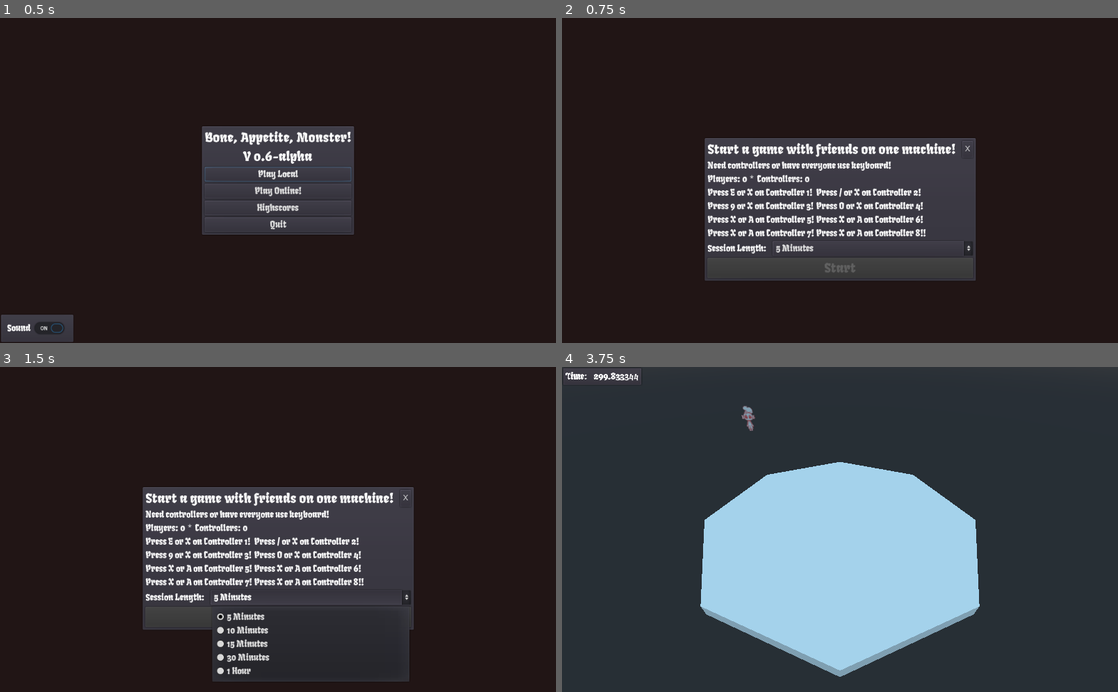
Above: before the commit, frames 1-4 (two rows, left to right).
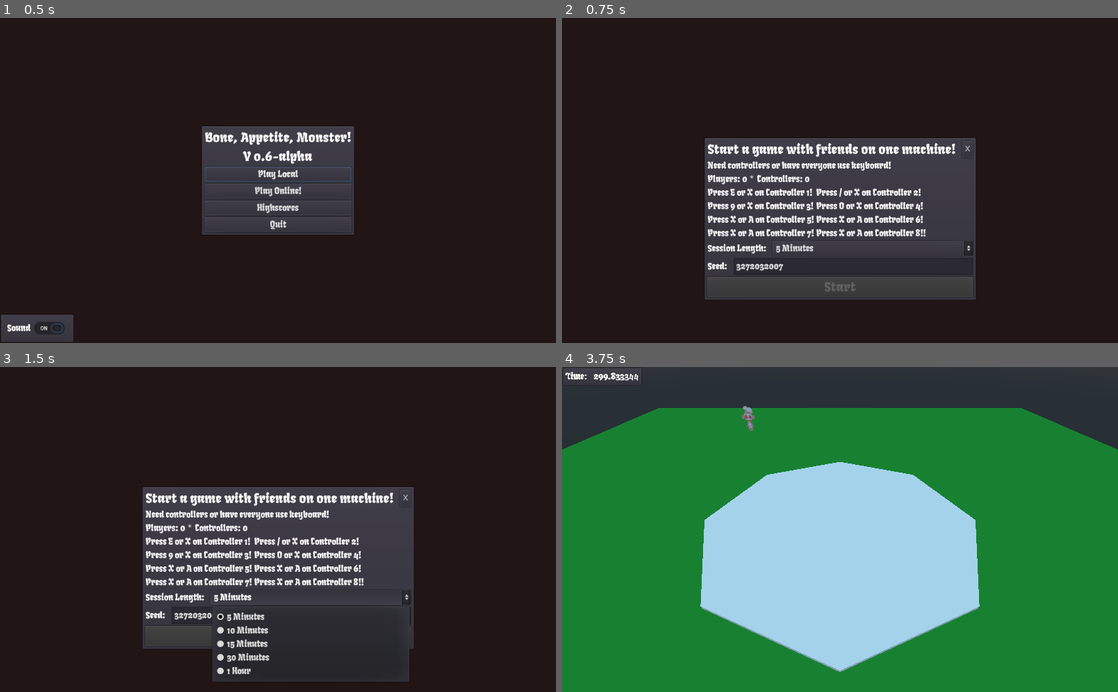
Above: after the commit, the same moments.

Repository: KaizNike/Bone--Appetite--Monster-
Game: Godot game, scene res://src/Scenes/Main Menu.tscn
The game is run twice, just before and just after one commit, with the same random seed, the same clock (stepped at 60 frames per second) and the same inputs.
Inputs:
- Up to frame 1 (0.5 s): no input
- Up to frame 2 (0.75 s): click "Play Local" at 0.5 s
- Up to frame 3 (1.5 s): click "5 Minutes" at 1.25 s
- Up to frame 4 (3.75 s): click "X" at 2 s; tap E (action_key) at 2.75 s; hold D (move_right) 2.78-3.5 s; hold E (action_key) 2.78-3.5 s; click "Start" at 3.5 s

Frame 1 is identical in both runs. In frame 2, 3.6% of the frame differs, in the area x 25-75%, y 73-87%; in frame 3, 1.0%; in frame 4, 61%, in the area x 0-100%, y 12-100%.

Commit message:
Seeds!
- Added seed info to global

Diff:
--- a/Project/src/Scenes/LocalStartup.gd
+++ b/Project/src/Scenes/LocalStartup.gd
@@ -35,6 +35,8 @@
 
 func _on_StartButton_pressed():
 	Globals.playersReady = playersReady
+	Globals.Seed = int($Control/PanelContainer/VBoxContainer/HSplitContainer4/SeedLineEdit.text)
+	print(Globals.Seed)
 	get_tree().change_scene("res://src/Scenes/Main.tscn")
 	pass # Replace with function body.
 
--- a/Project/src/Scenes/LocalStartup.tscn
+++ b/Project/src/Scenes/LocalStartup.tscn
@@ -7,6 +7,7 @@
 [ext_resource path="res://src/UI/PlayerButtons.tscn" type="PackedScene" id=5]
 [ext_resource path="res://src/Scenes/LocalStartup.gd" type="Script" id=6]
 [ext_resource path="res://src/Scenes/OptionButton.gd" type="Script" id=7]
+[ext_resource path="res://src/Scenes/SeedLineEdit.gd" type="Script" id=8]
 
 [node name="LocalStartup" type="Node"]
 script = ExtResource( 6 )
@@ -37,7 +38,7 @@
 margin_left = 7.0
 margin_top = 7.0
 margin_right = 496.0
-margin_bottom = 260.0
+margin_bottom = 295.0
 
 [node name="HSplitContainer" type="HSplitContainer" parent="Control/PanelContainer/VBoxContainer"]
 margin_right = 489.0
@@ -282,10 +283,29 @@
 theme = ExtResource( 3 )
 script = ExtResource( 7 )
 
+[node name="HSplitContainer4" type="HSplitContainer" parent="Control/PanelContainer/VBoxContainer"]
+margin_top = 216.0
+margin_right = 489.0
+margin_bottom = 247.0
+
+[node name="Label" type="Label" parent="Control/PanelContainer/VBoxContainer/HSplitContainer4"]
+margin_top = 5.0
+margin_right = 36.0
+margin_bottom = 26.0
+theme = ExtResource( 3 )
+text = "Seed:"
+
+[node name="SeedLineEdit" type="LineEdit" parent="Control/PanelContainer/VBoxContainer/HSplitContainer4"]
+margin_left = 48.0
+margin_right = 489.0
+margin_bottom = 31.0
+theme = ExtResource( 3 )
+script = ExtResource( 8 )
+
 [node name="StartButton" type="Button" parent="Control/PanelContainer/VBoxContainer"]
-margin_top = 216.0
-margin_right = 489.0
-margin_bottom = 253.0
+margin_top = 251.0
+margin_right = 489.0
+margin_bottom = 288.0
 theme = ExtResource( 2 )
 disabled = true
 text = "Start"
--- a/Project/src/Scenes/Main.tscn
+++ b/Project/src/Scenes/Main.tscn
@@ -1,8 +1,11 @@
-[gd_scene load_steps=4 format=2]
+[gd_scene load_steps=5 format=2]
 
 [ext_resource path="res://src/Scenes/Main.gd" type="Script" id=1]
 [ext_resource path="res://src/Actors/PlayerTest.tscn" type="PackedScene" id=2]
 [ext_resource path="res://src/UI/GameUI.tscn" type="PackedScene" id=3]
+
+[sub_resource type="SpatialMaterial" id=1]
+albedo_color = Color( 0.129412, 0.615686, 0.184314, 1 )
 
 [node name="Main" type="Spatial"]
 script = ExtResource( 1 )
@@ -32,3 +35,10 @@
 transform = Transform( 1, 0, 0, 0, 1, 0, 0, 0, 1, -10, 4, 10 )
 
 [node name="UtilityUI" parent="." instance=ExtResource( 3 )]
+
+[node name="CSGBox" type="CSGBox" parent="."]
+use_collision = true
+width = 85.0
+height = 0.5
+depth = 85.0
+material = SubResource( 1 )
--- /dev/null
+++ b/Project/src/Scenes/SeedLineEdit.gd
@@ -0,0 +1,5 @@
+extends LineEdit
+
+func _ready():
+	randomize()
+	text = str(randi())
--- a/Project/src/Scripts/Globals.gd
+++ b/Project/src/Scripts/Globals.gd
@@ -3,6 +3,7 @@
 var version = [0,6,"-alpha"]
 var versonInfo = "Timer and music!"
 var gameLength = 60 * 5
+var Seed = 0
 
 signal music_changed(value)
 signal time_ran_out()
Not shown: 1 places in Project/src/Scenes/LocalStartup.tscn that only renumber resources
